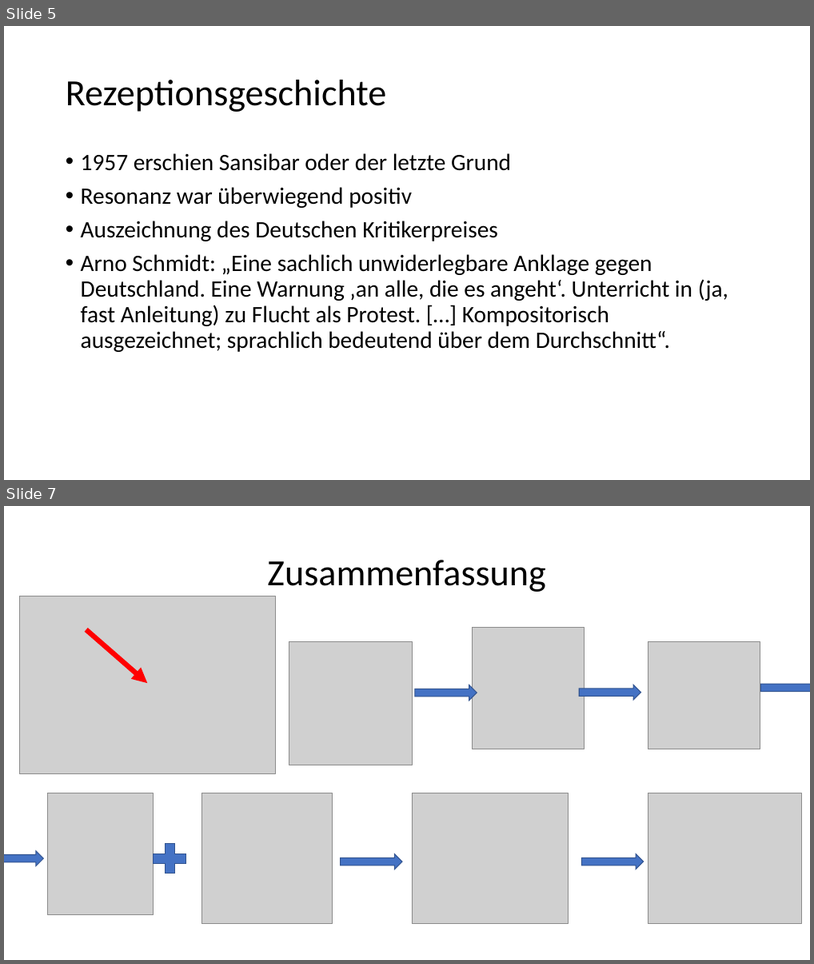
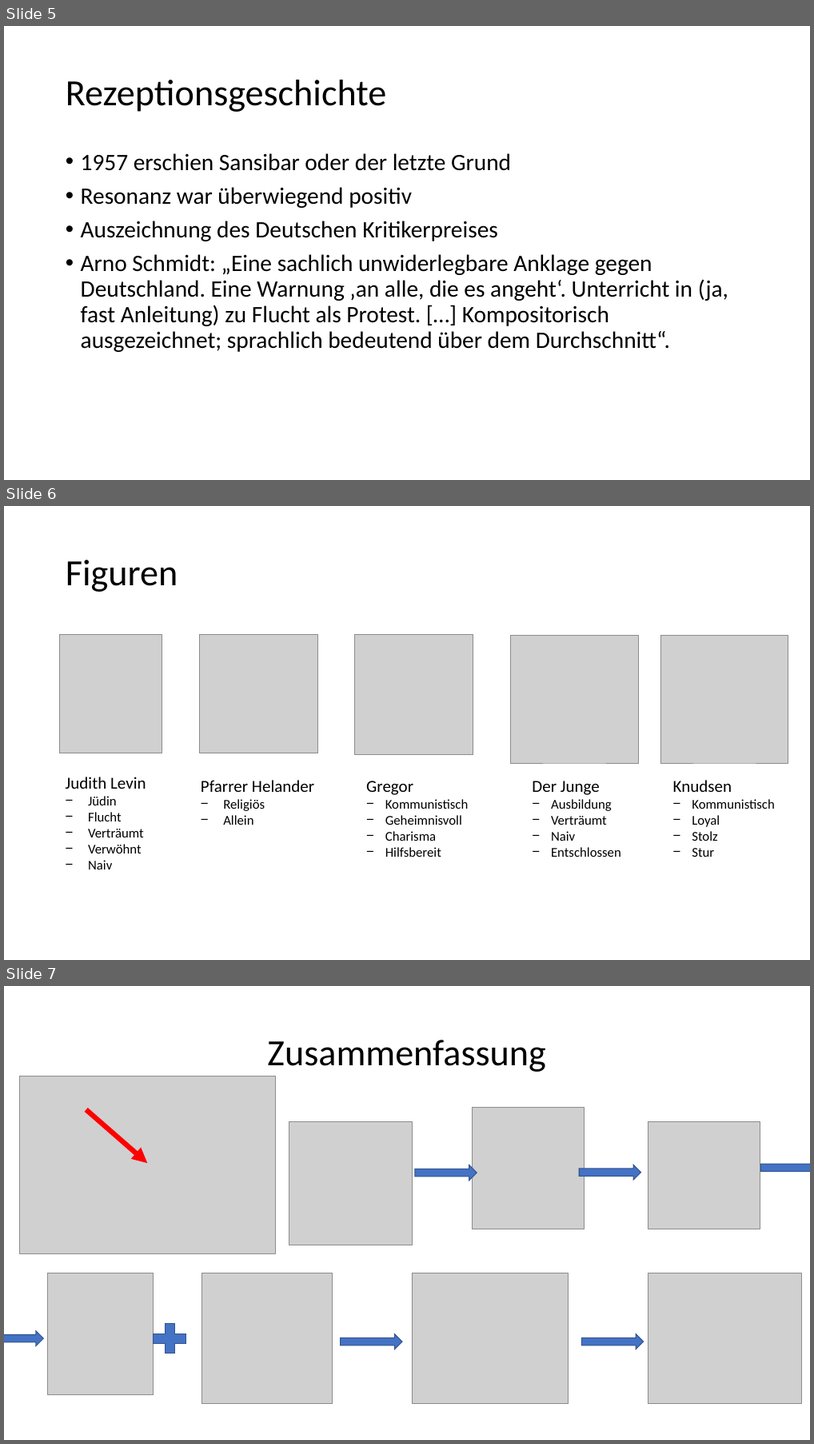
Before and after one commit to prulex9778/Deutsch-Vortrag, a slide deck: Powerpoint.pptx. Shown one above the other, each under a label of ours: slides 5 and 7 before the commit, slides 5, 6 and 7 after it; the slides between them are not shown. The pictures are 814x964 and 814x1444 pixels, drawn with LibreOffice and Linux fonts; fonts in the diff are those of the drawing; grey boxes stand for pictures. Boxes give left, top, right and bottom in pixels: in the first picture for what was removed or moved away, otherwise in the second. Text is boxed around its words. In the diff, an @@ line names an element or a change of style, - is before the commit and + after.

Commit message:
Figuren
Ergänzungen?

```diff
--- a/Powerpoint.pptx
+++ b/Powerpoint.pptx
@@ slide 6 added at (4,506,810,960), background #FFFFFF @@
@@ title added at (66,560,178,592), 44 pt, text #000000 @@
+Figuren
@@ picture added at (60,634,162,753) @@
@@ picture added at (199,634,318,753) @@
@@ picture added at (355,634,474,755) @@
@@ picture added at (511,635,639,763) @@
@@ picture added at (661,635,790,763) @@
@@ text added at (66,776,146,869), 16 pt, text #000000 @@
+Judith Levin
+− Jüdin
+− Flucht
+− Verträumt
+− Verwöhnt
+− Naiv
@@ text added at (201,780,314,824), 20 pt, text #000000 @@
+Pfarrer Helander
+− Religiös
+− Allein
@@ text added at (366,780,469,856), 16 pt, text #000000 @@
+Gregor
+− Kommunistisch
+− Geheimnisvoll
+− Charisma
+− Hilfsbereit
@@ text added at (532,780,622,856), 16 pt, text #000000 @@
+Der Junge
+− Ausbildung
+− Verträumt
+− Naiv
+− Entschlossen
@@ text added at (674,780,775,856), 16 pt, text #000000 @@
+Knudsen
+− Kommunistisch
+− Loyal
+− Stolz
+− Stur
```
Also in this commit, not shown: 1 slide removed.
